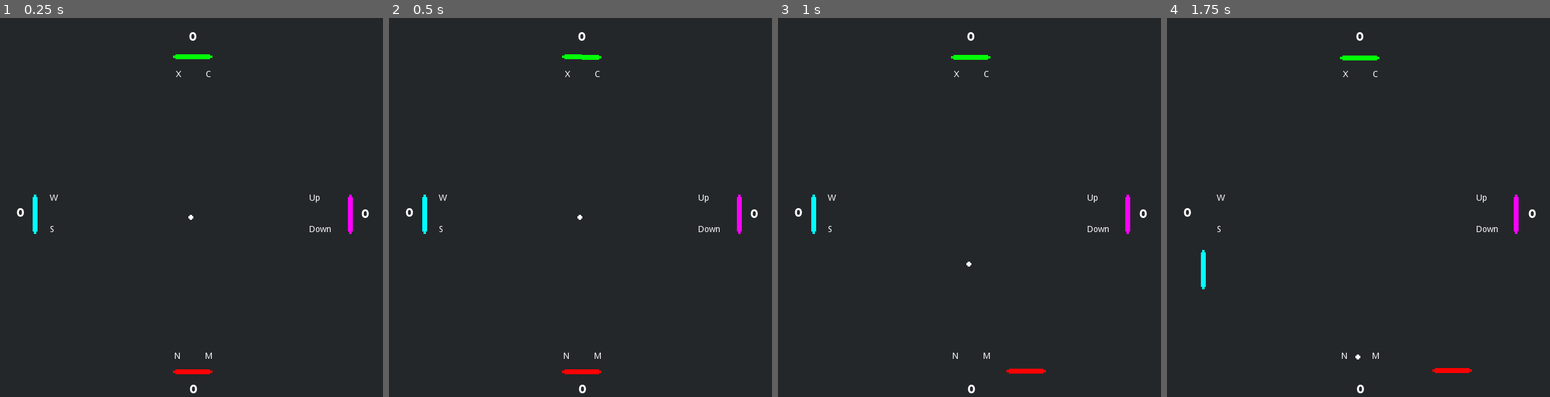
Above: before the commit, frames 1-4 (left to right).
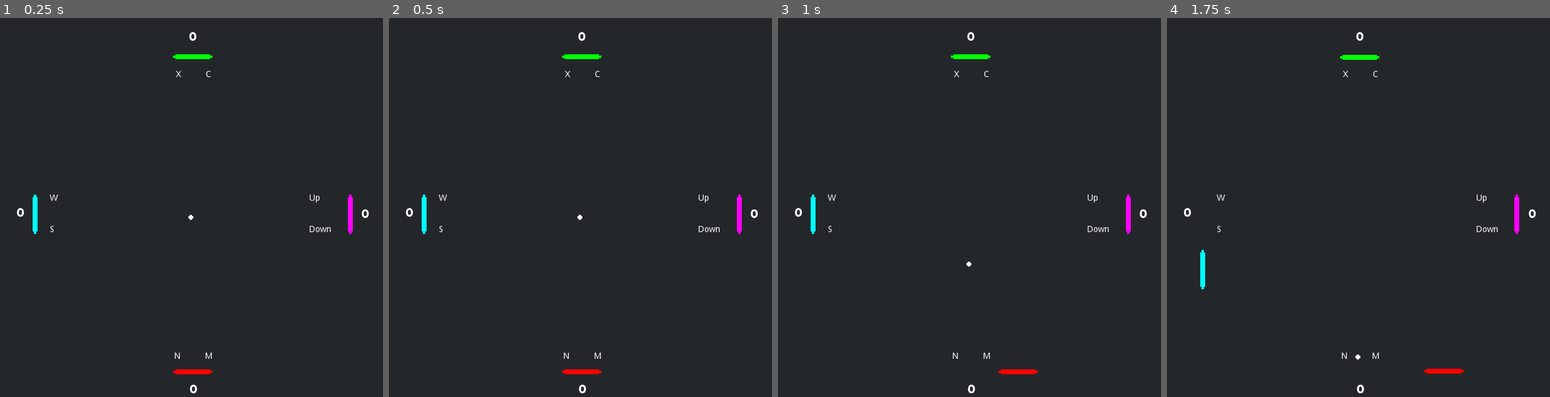
Above: after the commit, the same moments.

Repository: SpeedyVelcro/pong-demo-4player-mod
Game: Godot game, scene res://Paddle/Paddle.tscn
Two runs of this game, one before a commit and one after it. Both use one fixed random seed, a clock stepped at 60 frames per second and the inputs below.
Inputs:
- Up to frame 1 (0.25 s): no input
- Up to frame 2 (0.5 s): no input
- Up to frame 3 (1 s): hold M (bottom_move_right) from 0.53 s (still down); tap Space (ui_select) at 0.6, 0.77 s
- Up to frame 4 (1.75 s): tap Space (ui_select) at 1.07, 1.35, 1.52 s; release M (bottom_move_right) at 1.28 s; hold S (left_move_down) from 1.28 s (still down)

Frame 1 is identical in both runs. In frame 2, less than 0.1% of the frame differs, in the area x 8-56%, y 9-57%; in frame 3, 0.2%, in the area x 8-93%, y 9-94%; in frame 4, 0.2%.

Commit message:
Paddles don't start moving until space is pressed

Diff:
--- a/Paddle/paddle.gd
+++ b/Paddle/paddle.gd
@@ -1,7 +1,7 @@
 extends Area2D
 
 const MOVE_SPEED = 200
-const MOVE_TO_CENTER_SPEED = 1
+const MOVE_TO_CENTER_SPEED = 1.0
 enum Side {LEFT, RIGHT, TOP, BOTTOM}
 export(Side) var player
 
@@ -9,6 +9,7 @@
 var _up # Left for horizontal paddles
 var _down # Right for horizontal paddles
 var start_position
+var paddles_started = false
 
 onready var _screen_size_y = get_viewport_rect().size.y
 onready var _screen_size_x = get_viewport_rect().size.x
@@ -34,6 +35,10 @@
 			_ball_dir = -1
 
 func _process(delta):
+	if Input.is_action_just_pressed("ui_select"):
+		paddles_started = true
+	if not paddles_started:
+		return
 	# Move up and down based on input.
 	var input = Input.get_action_strength(_down) - Input.get_action_strength(_up)
 	var move = input * MOVE_SPEED * delta
